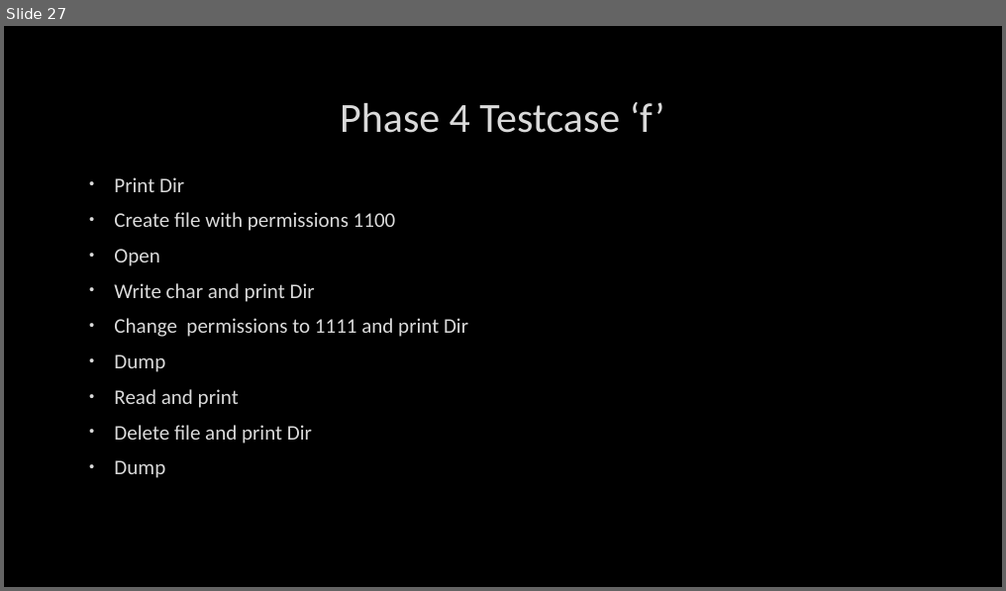
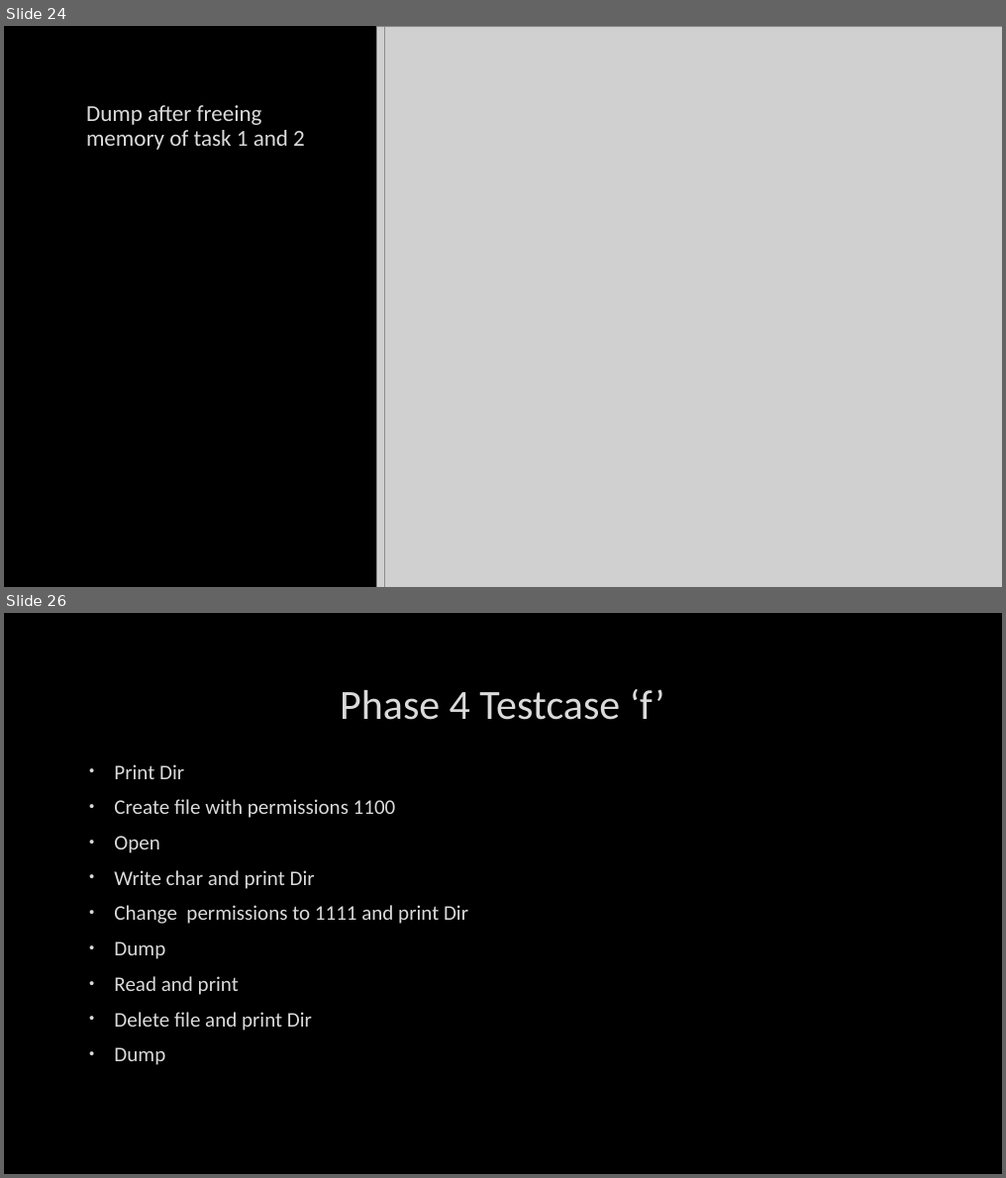
Before and after one commit to Drake-W/Ultima-2-Simulated-Operating-System, a slide deck: phase5 presentation.pptx. Shown one above the other, each under a label of ours: slide 27 before the commit, slides 24 and 26 after it; the slides between them are not shown. The pictures are 1006x591 and 1006x1178 pixels, drawn with LibreOffice and Linux fonts; fonts in the diff are those of the drawing; grey boxes stand for pictures; background and template pictures are left out. Boxes give left, top, right and bottom in pixels: in the first picture for what was removed or moved away, otherwise in the second. Text is boxed around its words. In the diff, an @@ line names an element or a change of style, - is before the commit and + after.

```diff
--- a/phase5 presentation.pptx
+++ b/phase5 presentation.pptx
@@ slide 24 added at (x1=4, y1=26, x2=1002, y2=587), background picture (left out) @@
@@ picture added at (x1=377, y1=26, x2=1002, y2=587) @@
@@ picture added at (x1=385, y1=26, x2=1002, y2=587) @@
@@ title added at (x1=86, y1=105, x2=305, y2=150), 22 pt, text #DADADA @@
+Dump after freeing memory of task 1 and 2
@@ what was slide 27 is now slide 26 @@
```
Also in this commit, not shown: 3 other slides added, 4 slides removed, 2 other files.
